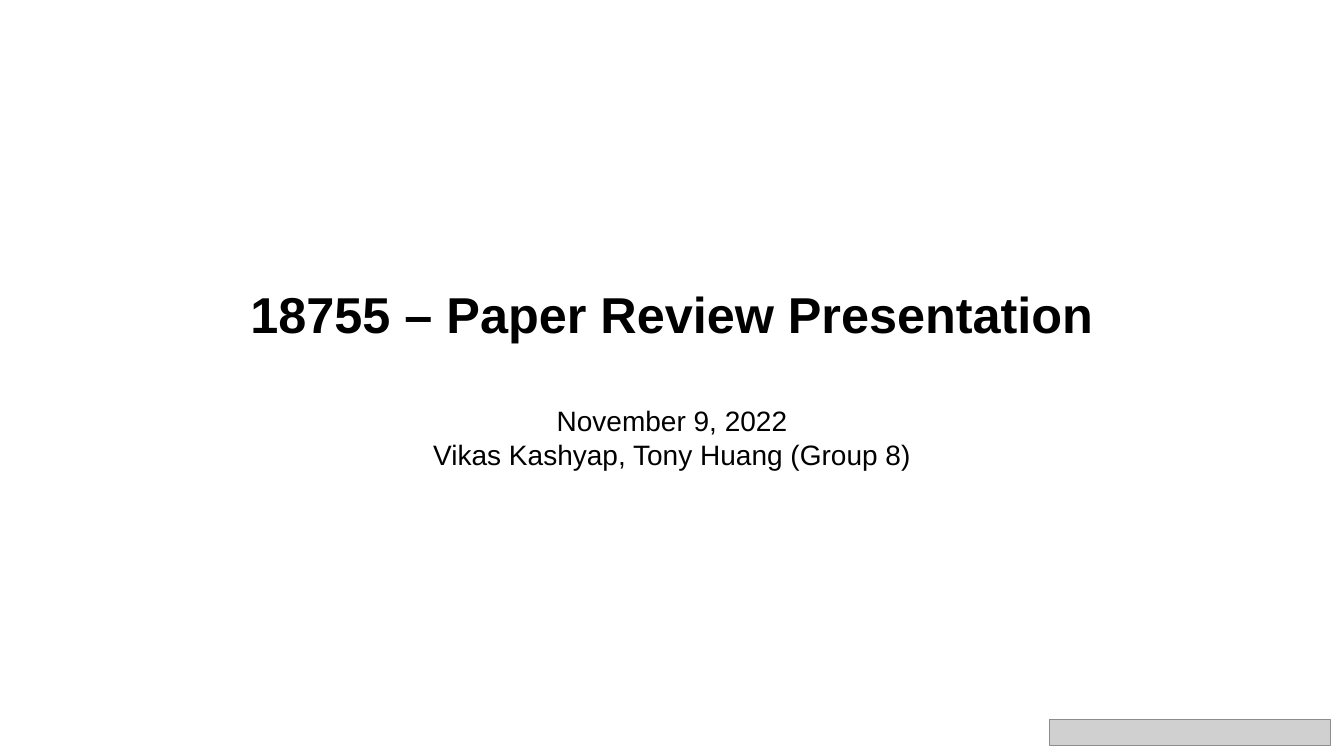
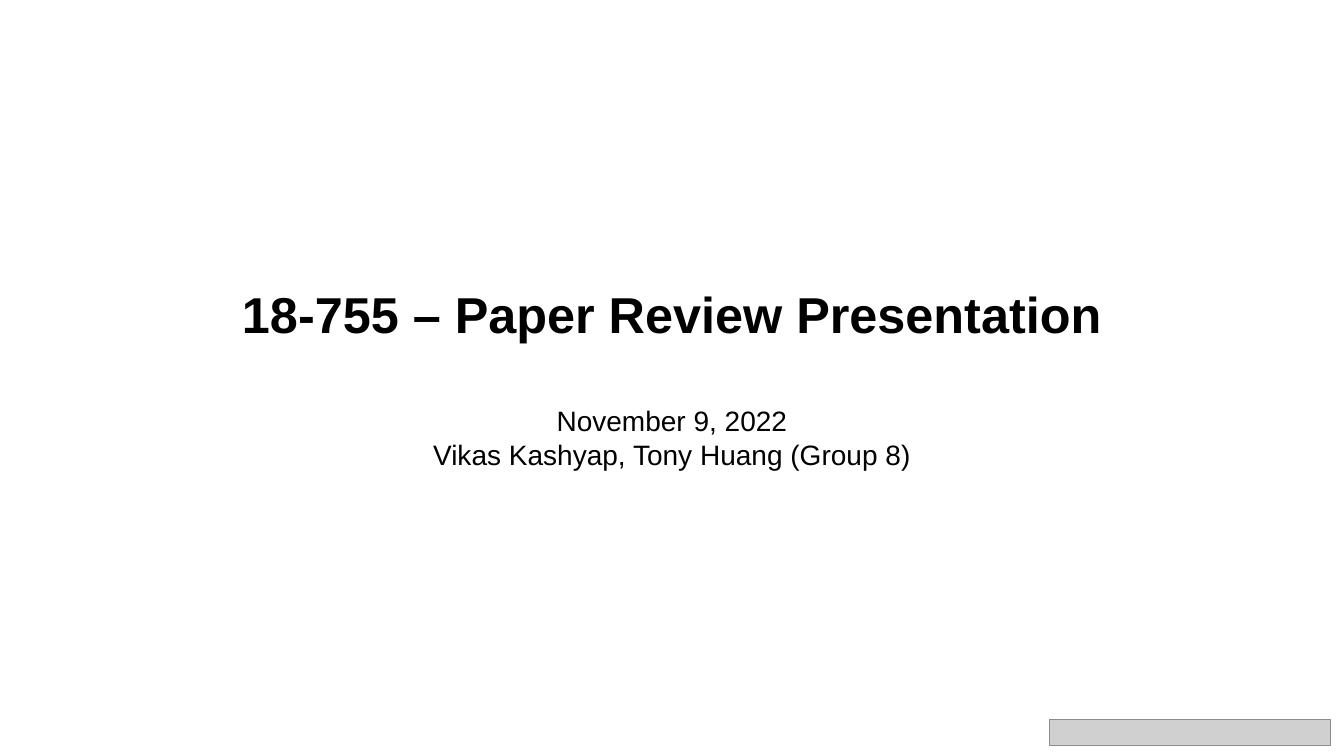
Before and after one commit to tonyrunqihuang/18755-Projects-Network-Destroy-Repair-Game, a slide deck: slide 1 of paper presentation/Paper Presentation_Group 8.pptx. Drawn at 1344x756 pixels with LibreOffice and Linux fonts; fonts in the diff are those of the drawing; grey boxes stand for pictures. Boxes give left, top, right and bottom in pixels: in the first picture for what was removed or moved away, otherwise in the second. Text is boxed around its words. In the diff, an @@ line names an element or a change of style, - is before the commit and + after.

Commit message:
Updated paper presentation

```diff
--- a/paper presentation/Paper Presentation_Group 8.pptx
+++ b/paper presentation/Paper Presentation_Group 8.pptx
@@ text "18-755 – Paper Review Presentation": place and size @@
-text "18-755 – Paper Review Presentation" at bbox=[250, 296, 1093, 470]
+text "18-755 – Paper Review Presentation" at bbox=[242, 296, 1101, 470]
@@ text at bbox=[242, 296, 1101, 343]: text changed @@
-18755 – Paper Review Presentation
+18-755 – Paper Review Presentation
```
Also in this commit, not shown: 3 other slides changed, 1 other file.
